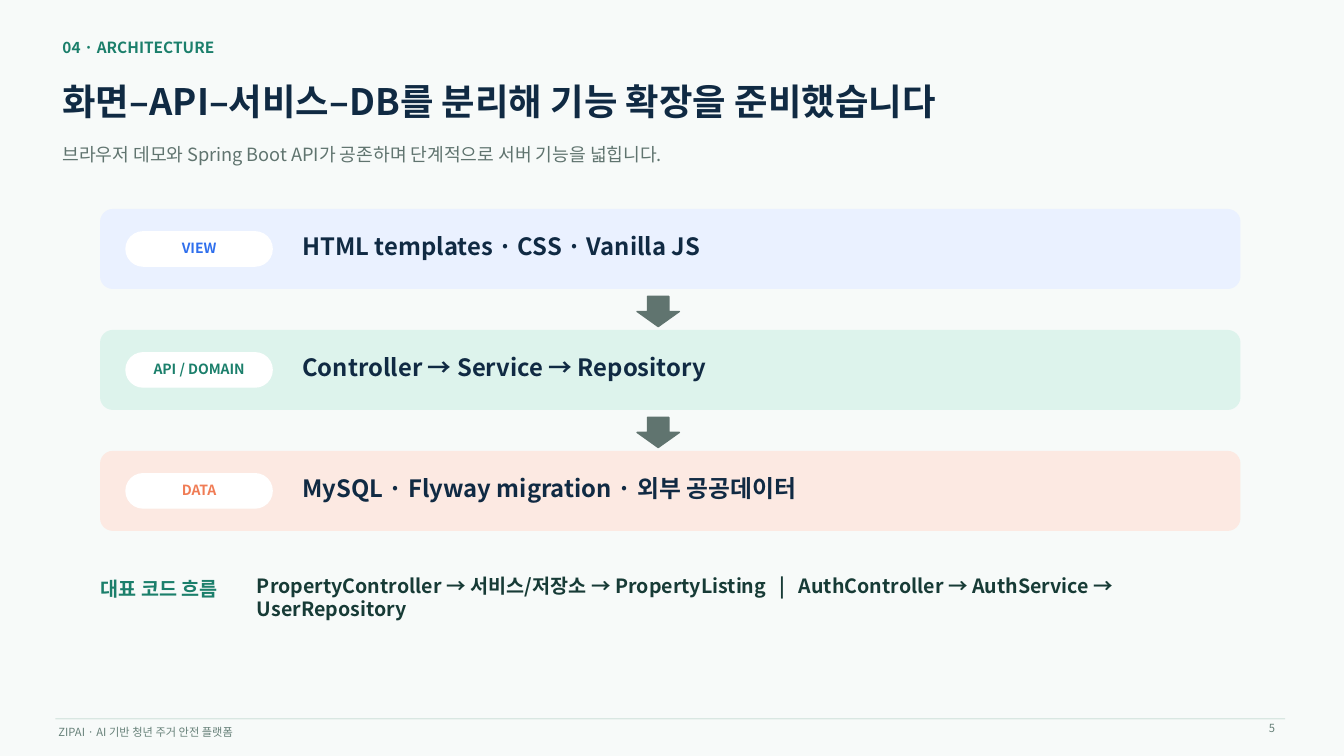
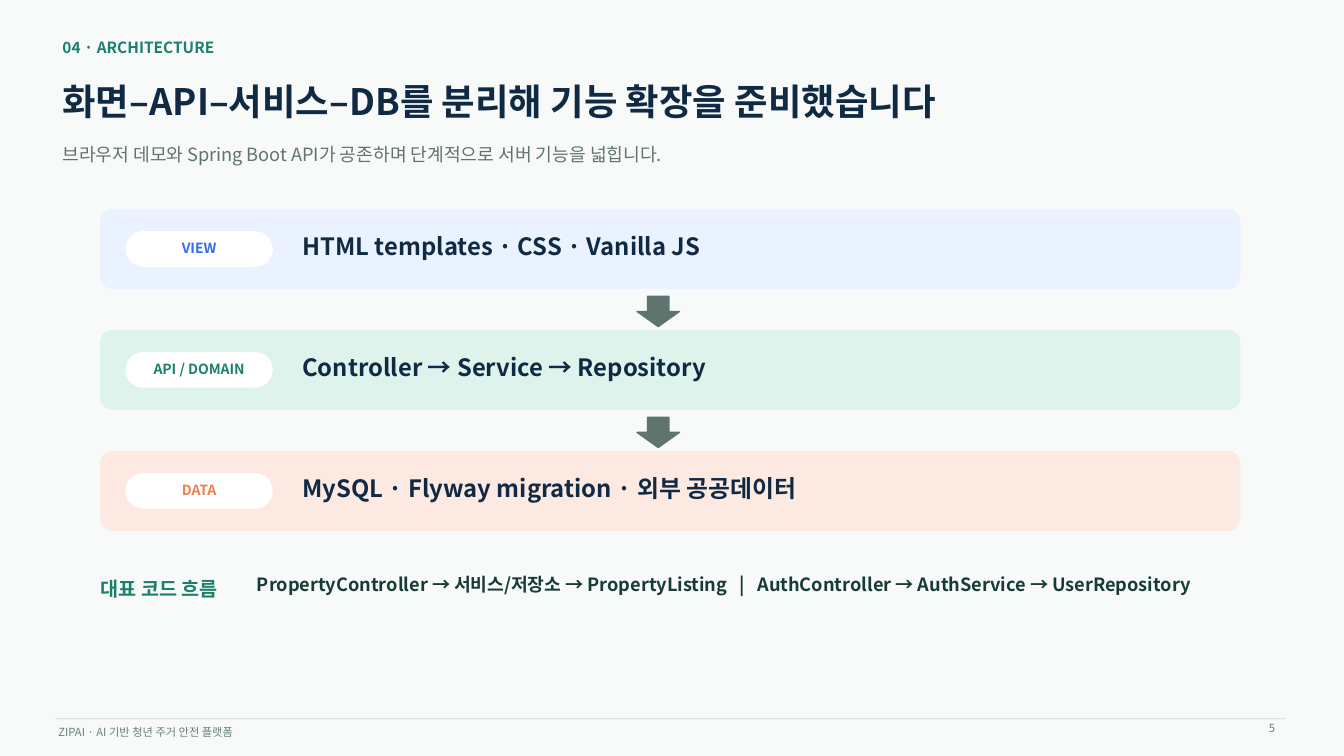
Before and after one commit to tylyoon/zipai, a slide deck: slide 5 of ppt/ZipAI_프로젝트_발표자료_v3_수정본.pptx. Drawn at 1344x756 pixels with LibreOffice and Linux fonts; fonts in the diff are those of the drawing. Boxes give left, top, right and bottom in pixels: in the first picture for what was removed or moved away, otherwise in the second. Text is boxed around its words. In the diff, an @@ line names an element or a change of style, - is before the commit and + after.

```diff
--- a/ppt/ZipAI_프로젝트_발표자료_v3_수정본.pptx
+++ b/ppt/ZipAI_프로젝트_발표자료_v3_수정본.pptx
@@ text "PropertyController → 서비스/저장소 → PropertyListing ..." at (257, 575, 1190, 596): size 14 to 12.9 pt @@
```
Also in this commit, not shown: 4 other slides changed.
